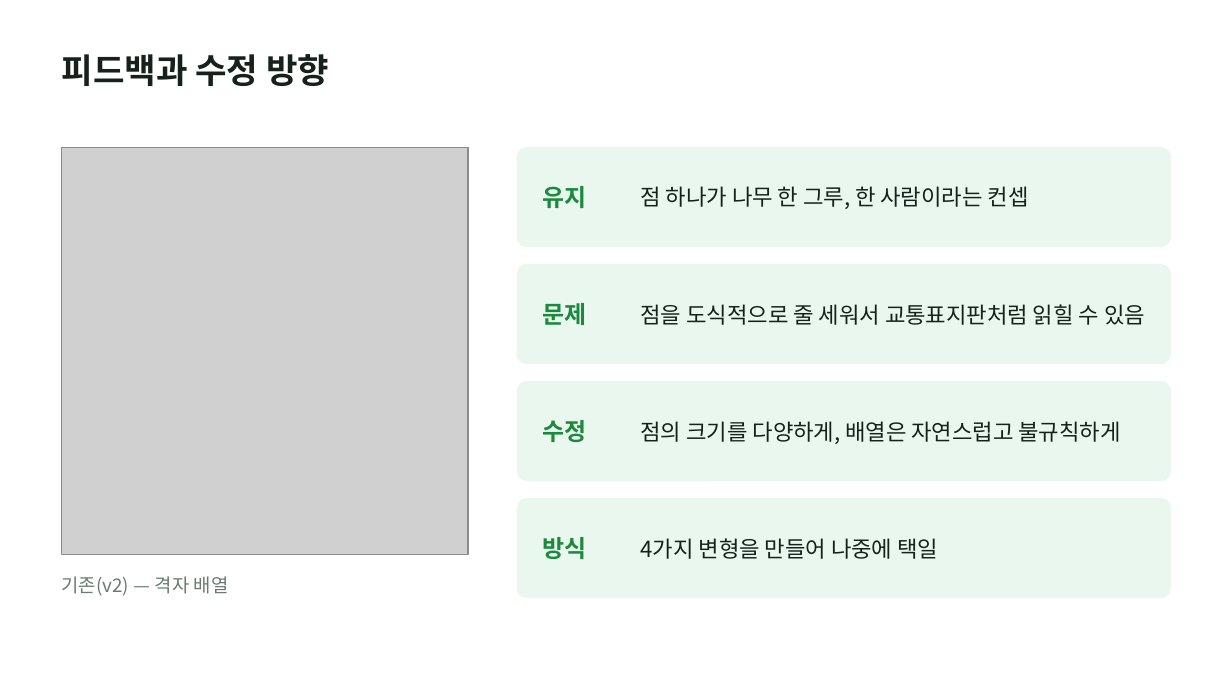
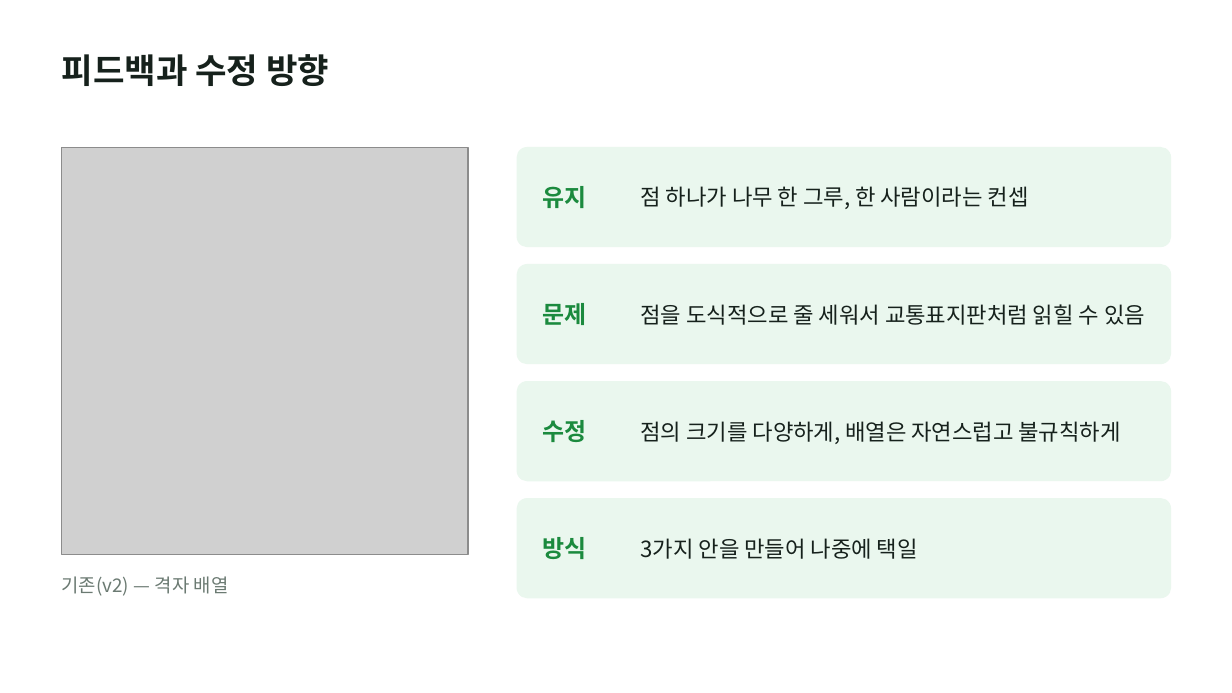
Before and after one commit to otterlee0208/otterlee, a slide deck: slide 2 of bi/zambia-variations-v3/plant-zambia-bi-variations-v3.pptx. Drawn at 1232x693 pixels with LibreOffice and Linux fonts; fonts in the diff are those of the drawing; grey boxes stand for pictures. Boxes give left, top, right and bottom in pixels: in the first picture for what was removed or moved away, otherwise in the second. Text is boxed around its words. In the diff, an @@ line names an element or a change of style, - is before the commit and + after.

```diff
--- a/bi/zambia-variations-v3/plant-zambia-bi-variations-v3.pptx
+++ b/bi/zambia-variations-v3/plant-zambia-bi-variations-v3.pptx
@@ text at (x1=641, y1=538, x2=918, y2=559): text changed @@
-4가지 변형을 만들어 나중에 택일
+3가지 안을 만들어 나중에 택일
```
Also in this commit, not shown: 4 other slides changed, 1 slide added, 2 slides removed, 26 other files.
